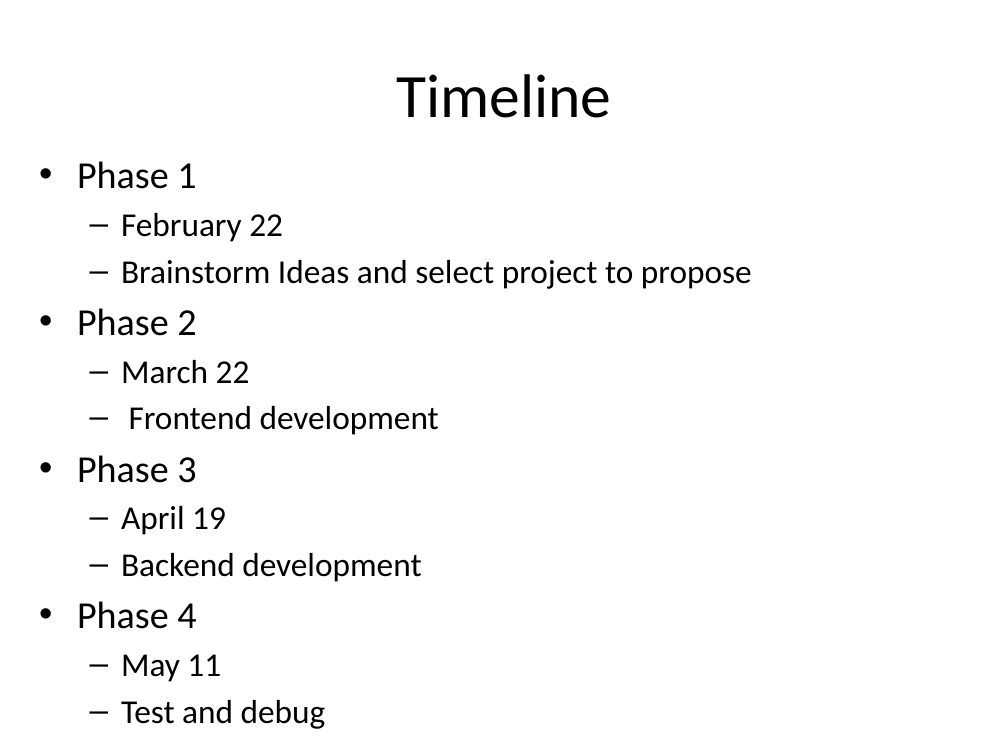
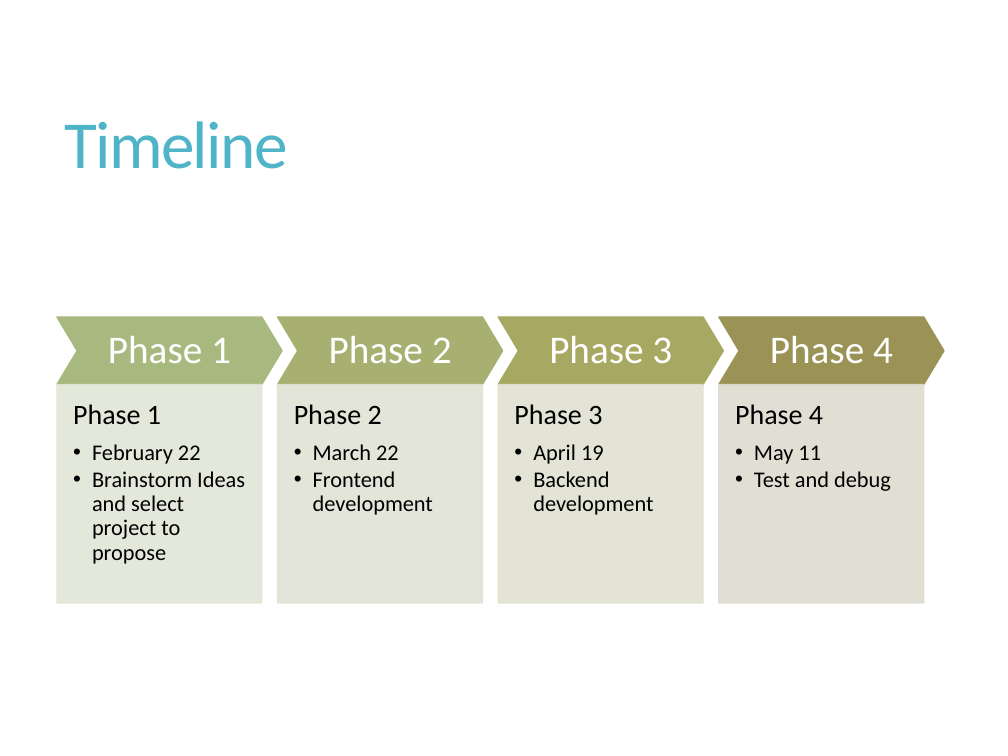
Before and after one commit to Buesse7310/Project-Alex-Roma-Nick-Eva-, a slide deck: slide 11 of docs/phase1/Spending_Habit_Tracker_Phase1.pptx. Drawn at 1008x756 pixels with LibreOffice and Linux fonts; fonts in the diff are those of the drawing. Boxes give left, top, right and bottom in pixels: in the first picture for what was removed or moved away, otherwise in the second. Text is boxed around its words. In the diff, an @@ line names an element or a change of style, - is before the commit and + after.

Commit message:
Update Spending_Habit_Tracker_Phase1.pptx
Please add or change whatever you think would make it better

```diff
--- a/docs/phase1/Spending_Habit_Tracker_Phase1.pptx
+++ b/docs/phase1/Spending_Habit_Tracker_Phase1.pptx
@@ title "Timeline": place and size @@
-title "Timeline" at [396,74,611,118]
+title "Timeline" at [64,121,287,169]
@@ title "Timeline" at [64,121,287,169]: size 44 to 48 pt, text colour #000000 to #50B4C8, letter spacing 0 to -1.2 pt; alignment centre to left; line spacing 1 to 0.9 @@
@@ text removed at [77,161,752,682] @@
-• Phase 1
-  – February 22
-  – Brainstorm Ideas and select project to propose
-• Phase 2
-  – March 22
-  – Frontend development
-• Phase 3
-  – April 19
-  – Backend development
-• Phase 4
-  – May 11
-  – Test and debug
@@ group added at [56,318,943,603]: 8 texts, 4 chevrons, 4 rectangles @@
+Phase 1
+Phase 1
+  • February 22
+  • Brainstorm Ideas and select project to propose
+Phase 2
+Phase 2
+  • March 22
+  • Frontend development
+Phase 3
+Phase 3
+  • April 19
+  • Backend development
+Phase 4
+Phase 4
+  • May 11
+  • Test and debug
```
Also in this commit, not shown: 11 other slides changed.
